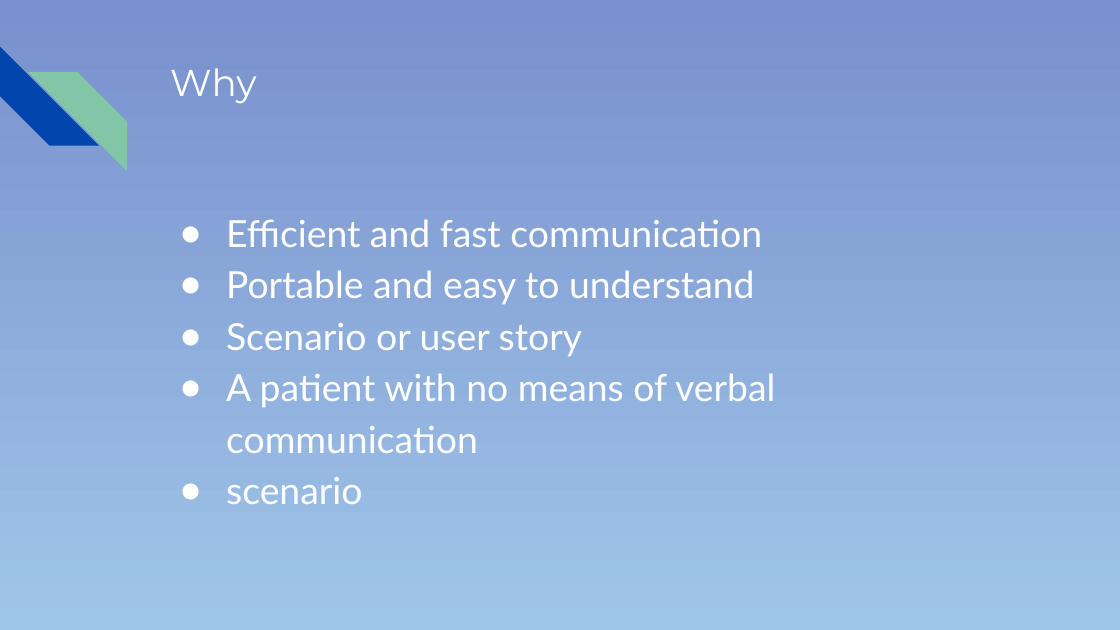
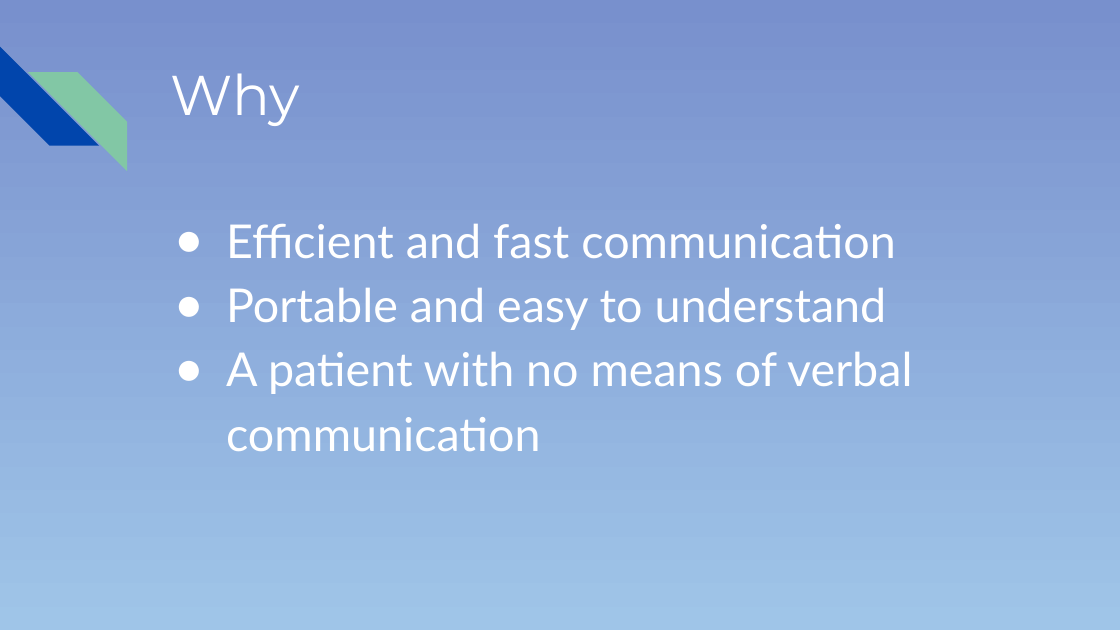
Before and after one commit to colemank0259/CSC-289_Group3, a slide deck: slide 6 of Pitch_PowerPoint.pptx. Drawn at 1120x630 pixels with LibreOffice and Linux fonts; fonts in the diff are those of the drawing. Boxes give left, top, right and bottom in pixels: in the first picture for what was removed or moved away, otherwise in the second. Text is boxed around its words. In the diff, an @@ line names an element or a change of style, - is before the commit and + after.

```diff
--- a/Pitch_PowerPoint.pptx
+++ b/Pitch_PowerPoint.pptx
@@ title "Why" at <box>170,73,300,126</box>: size 24 to 36 pt @@
@@ text "Efficient and fast communication" at <box>226,223,912,451</box>: size 24 to 30 pt; indent changed @@
@@ text at <box>226,323,582,357</box>: paragraph removed @@
-● Scenario or user story
@@ text at <box>226,477,362,504</box>: paragraph removed @@
-● scenario
```
Also in this commit, not shown: 8 other slides changed, 4 slides added, 1 slide removed.
